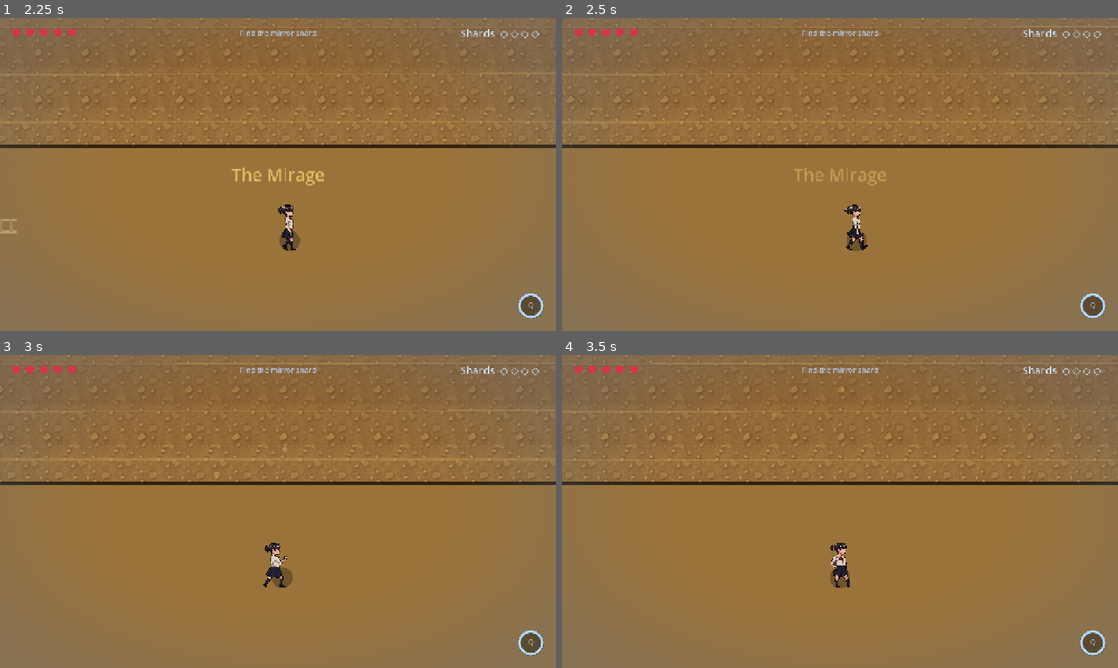
Above: before the commit, frames 1-4 (two rows, left to right).
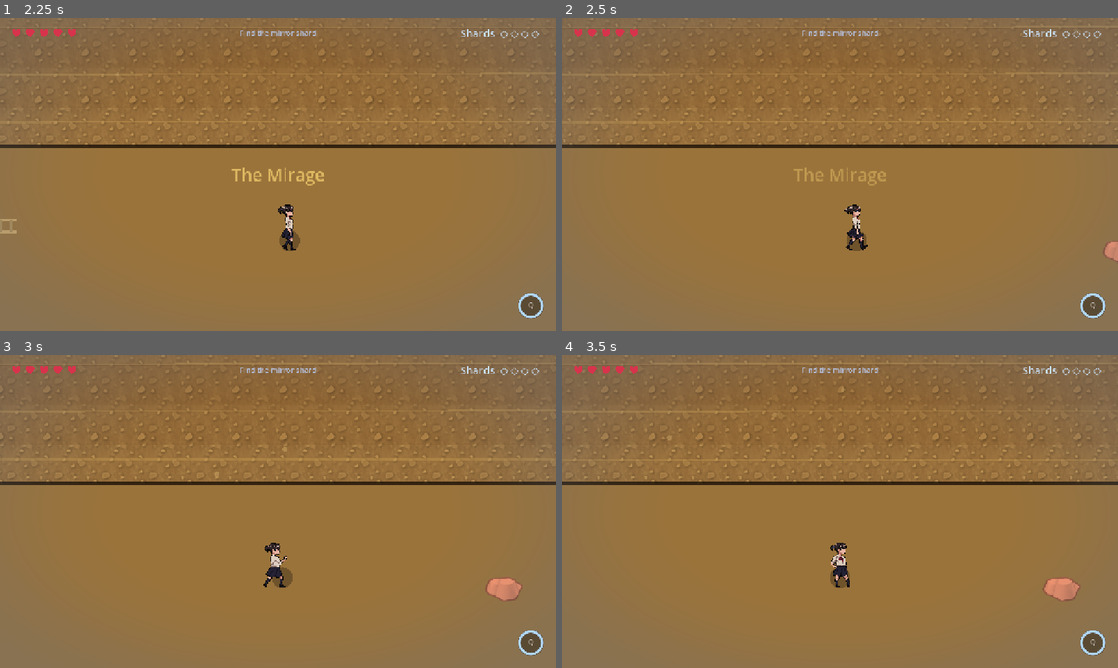
Above: after the commit, the same moments.

Repository: Abdulla5w5/saras-mirror
Game: Godot game, scene res://levels/MirageDesert.tscn
Two runs of this game, one before a commit and one after it. Both use one fixed random seed, a clock stepped at 60 frames per second and the inputs below. This scene is started directly instead of the project's main scene.
Inputs (mouse positions are in pixels of both pictures, inside the frame that each line leads up to):
- Up to frame 1 (2.25 s): move the mouse to (400, 158) at 0.52 s; hold D (move_right) 0.53-1.25 s; tap J (attack) at 0.6 s; click (400, 158) at 0.67 s; drag from (166, 190) to (5, 183) at 1.27 s; move the mouse to (333, 105) at 2.02 s; hold D (move_right) from 2.03 s (still down); tap E (interact) at 2.1 s
- Up to frame 2 (2.5 s): keep holding D (move_right)
- Up to frame 3 (3 s): release D (move_right) at 2.75 s; drag from (250, 574) to (111, 464) at 2.77 s
- Up to frame 4 (3.5 s): no input

Frame 1 is identical in both runs. In frame 2, 0.1% of the frame differs, in the area x 97-100%, y 71-78%; in frame 3, 0.4%; in frame 4, 0.4%, in the area x 86-93%, y 71-79%.

Commit message:
Lock the Warden shard to the lever; finished desert scenery; snappier dialogue
- Shard is now locked until the lever is pulled (can't grab it around the wall).
- Desert: real Kenney palms/rocks at varied positions, properly-drawn stepped
  pyramids with capstones + ground shadows + dunes + a crisp sun (no stray blobs).
- Dialogue auto-advances on a shorter, comfortable timer (no key press needed).

Co-Authored-By: Claude Opus 4.8 <noreply@anthropic.com>

Diff:
--- a/autoload/Talk.gd
+++ b/autoload/Talk.gd
@@ -10,9 +10,9 @@
 signal line_shown(speaker: String, text: String)
 signal queue_finished()
 
-const CPS := 34.0          # typewriter characters per second
-const HOLD := 5.0          # base seconds to hold a fully-typed line (scaled by length)
-const MIN_SHOW := 0.9      # min time before a line can be skipped
+const CPS := 42.0          # typewriter characters per second
+const HOLD := 2.2          # base seconds to hold a fully-typed line (scaled by length)
+const MIN_SHOW := 0.6      # min time before a line can be skipped
 
 var _layer: CanvasLayer
 var _panel: PanelContainer
@@ -95,7 +95,7 @@
 		_done_hold += delta
 		var skip := (Input.is_action_just_pressed(&"interact") or Input.is_action_just_pressed(&"attack")) and _shown > MIN_SHOW
 		# hold longer for longer lines so there's always time to read
-		if _done_hold >= HOLD + _full.length() * 0.05 or skip:
+		if _done_hold >= HOLD + _full.length() * 0.03 or skip:
 			_advance()
 
 
--- a/entities/pickups/MirrorShard.gd
+++ b/entities/pickups/MirrorShard.gd
@@ -7,8 +7,13 @@
 signal collected()
 
 var accent := Color(0.7, 0.85, 1.0)
+var locked := false                     # if true, can't be collected until unlocked
 var _t := 0.0
 var _taken := false
+
+## Lets a lever/switch gate the shard: set_aligned(true) unlocks it.
+func set_aligned(on: bool) -> void:
+	locked = not on
 
 
 func _ready() -> void:
@@ -29,7 +34,7 @@
 
 
 func _on_body(b: Node) -> void:
-	if _taken or not b.is_in_group("player"):
+	if _taken or locked or not b.is_in_group("player"):
 		return
 	_taken = true
 	Audio.shard()
--- a/levels/MirageDesert.gd
+++ b/levels/MirageDesert.gd
@@ -15,10 +15,7 @@
 func build() -> void:
 	spawn_ground(Vector2(1360, 1200))
 	_scenery()
-	# sparse sun-bleached rocks along the margins
-	scatter_props("res://assets/props/cursed/",
-		["Rock1_shadow1_1.png", "Rock2_shadow2_1.png", "Rock3_shadow1_2.png"],
-		9, 11, 500, 640, 540, 0.8, 1.4, Color(1.0, 0.9, 0.68))
+	_desert_props()
 
 	spawn_boundary(Vector2(-680, 0), Vector2(40, 1200))
 	spawn_boundary(Vector2(680, 0), Vector2(40, 1200))
@@ -61,24 +58,79 @@
 
 
 func _scenery() -> void:
-	# code-drawn sunlit pyramids + a low sun along the north horizon (background)
 	var s := Node2D.new()
 	s.z_index = -8
 	s.draw.connect(_draw_scenery.bind(s))
 	add_child(s)
 
 func _draw_scenery(c: CanvasItem) -> void:
-	var top := bounds.position.y + 150.0
-	# hazy warm horizon band + sun
-	c.draw_rect(Rect2(bounds.position.x, bounds.position.y, bounds.size.x, 220), Color(1.0, 0.86, 0.55, 0.35))
-	c.draw_circle(Vector2(bounds.position.x + bounds.size.x * 0.7, top - 40), 70.0, Color(1.0, 0.95, 0.72, 0.7))
-	# three pyramids of varying size
-	for p in [[-360.0, top + 40, 300.0], [140.0, top - 10, 240.0], [470.0, top + 30, 200.0]]:
-		_pyramid(c, Vector2(p[0], p[1]), p[2])
+	var L := bounds.position.x
+	var W := bounds.size.x
+	var top := bounds.position.y + 160.0
+	# warm hazy horizon band
+	c.draw_rect(Rect2(L, bounds.position.y, W, 240), Color(1.0, 0.87, 0.58, 0.30))
+	# the sun — crisp disc with a soft glow + rays
+	var sun := Vector2(L + W * 0.72, top - 70.0)
+	c.draw_circle(sun, 96.0, Color(1.0, 0.92, 0.6, 0.18))
+	c.draw_circle(sun, 46.0, Color(1.0, 0.96, 0.72))
+	c.draw_circle(sun, 40.0, Color(1.0, 0.99, 0.85))
+	# rolling dune silhouettes for depth
+	for d in [[L + W * 0.15, top + 130, 320.0], [L + W * 0.6, top + 150, 380.0], [L + W * 0.9, top + 120, 300.0]]:
+		c.draw_colored_polygon(_hill(Vector2(d[0], d[1]), d[2], 70.0), Color(0.92, 0.74, 0.42))
+	# three finished pyramids at varied positions/sizes
+	_pyramid(c, Vector2(L + W * 0.24, top + 60), 300.0)
+	_pyramid(c, Vector2(L + W * 0.52, top + 10), 240.0)
+	_pyramid(c, Vector2(L + W * 0.75, top + 44), 200.0)
+
+func _hill(base: Vector2, w: float, h: float) -> PackedVector2Array:
+	var pts := PackedVector2Array()
+	var steps := 10
+	for i in steps + 1:
+		var t := float(i) / steps
+		pts.append(base + Vector2(-w * 0.5 + w * t, -sin(t * PI) * h))
+	pts.append(base + Vector2(w * 0.5, 40)); pts.append(base + Vector2(-w * 0.5, 40))
+	return pts
 
 func _pyramid(c: CanvasItem, base: Vector2, w: float) -> void:
-	var h := w * 0.78
+	var h := w * 0.8
 	var apex := base + Vector2(0, -h)
-	c.draw_colored_polygon(PackedVector2Array([apex, base + Vector2(-w * 0.5, 0), base]), Color(0.98, 0.84, 0.52))  # lit
-	c.draw_colored_polygon(PackedVector2Array([apex, base, base + Vector2(w * 0.5, 0)]), Color(0.80, 0.60, 0.32))   # shade
-	c.draw_polyline(PackedVector2Array([base + Vector2(-w * 0.5, 0), apex, base + Vector2(w * 0.5, 0)]), Color(0.55, 0.38, 0.18), 2.0)
+	# ground shadow
+	c.draw_colored_polygon(PackedVector2Array([
+		base + Vector2(-w * 0.6, 0), base + Vector2(w * 0.7, 0), base + Vector2(w * 0.5, 16), base + Vector2(-w * 0.5, 16)]),
+		Color(0.55, 0.4, 0.22, 0.35))
+	# lit + shade faces
+	c.draw_colored_polygon(PackedVector2Array([apex, base + Vector2(-w * 0.5, 0), base]), Color(1.0, 0.87, 0.55))
+	c.draw_colored_polygon(PackedVector2Array([apex, base, base + Vector2(w * 0.5, 0)]), Color(0.78, 0.58, 0.30))
+	# stepped courses (block lines)
+	for i in range(1, 6):
+		var t := float(i) / 6.0
+		var y := base.y - h * t
+		var hw := w * 0.5 * (1.0 - t)
+		c.draw_line(Vector2(base.x - hw, y), Vector2(base.x + hw, y), Color(0.5, 0.36, 0.18, 0.5), 1.5)
+	# bright capstone + edges
+	c.draw_colored_polygon(PackedVector2Array([apex, apex + Vector2(-10, 16), apex + Vector2(10, 16)]), Color(1.0, 0.96, 0.75))
+	c.draw_polyline(PackedVector2Array([base + Vector2(-w * 0.5, 0), apex, base + Vector2(w * 0.5, 0)]), Color(0.5, 0.34, 0.16), 2.0)
+	c.draw_line(apex, base, Color(0.6, 0.44, 0.22, 0.6), 1.5)   # centre ridge
+
+
+func _desert_props() -> void:
+	# real Kenney desert palms + rocks at varied positions (off the centre path)
+	var palm := SpriteSheet.load_tex("res://assets/desert/tree_S.png")
+	var rock := SpriteSheet.load_tex("res://assets/desert/rocks_S.png")
+	var layout := [
+		[palm, -560.0, -430.0, 0.5], [palm, 540.0, -360.0, 0.55], [palm, -600.0, 300.0, 0.5],
+		[palm, 600.0, 440.0, 0.48], [rock, -520.0, -80.0, 0.42], [rock, 560.0, 40.0, 0.46],
+		[rock, -580.0, 500.0, 0.44], [rock, 470.0, 520.0, 0.4], [palm, 610.0, -520.0, 0.45],
+	]
+	for it in layout:
+		var tex: Texture2D = it[0]
+		if tex == null:
+			continue
+		var spr := Sprite2D.new()
+		spr.texture = tex
+		spr.texture_filter = CanvasItem.TEXTURE_FILTER_LINEAR
+		spr.scale = Vector2(it[3], it[3])
+		spr.position = Vector2(it[1], it[2])
+		spr.offset = Vector2(0, -tex.get_height() * 0.5)   # base-anchored
+		spr.z_index = int(it[2])
+		add_child(spr)
--- a/levels/MirrorThrone.gd
+++ b/levels/MirrorThrone.gd
@@ -50,13 +50,14 @@
 		tint = Color(0.85, 0.88, 1.0),
 	})
 
-	# FINAL PUZZLE: the shard is walled off; a lever slides the panel aside.
+	# FINAL PUZZLE: the shard is sealed AND locked until the lever is pulled.
 	var shard := spawn_shard(Vector2(0, -470), Color(0.72, 0.78, 1.0))
+	shard.locked = true
 	var portal := spawn_portal(Vector2(0, -560), Color(0.72, 0.78, 1.0))
 	register_shard(shard, portal)
 
 	var lock := spawn_slidewall(Vector2(0, -430), Vector2(200, 90), Vector2(-260, 0), Color(0.72, 0.78, 1.0))
-	spawn_lever(Vector2(250, -380), [lock], true)
+	spawn_lever(Vector2(250, -380), [lock, shard], true)   # lever slides the wall AND unlocks the shard
 	spawn_sign(Vector2(-250, -380), [
 		["Sara", "The shard's sealed. Pull the lever to slide the glass aside."],
 	], "?")
--- a/ui/WinScreen.gd
+++ b/ui/WinScreen.gd
@@ -165,7 +165,7 @@
 		_sit_up()
 	if _box.modulate.a < 1.0:
 		create_tween().tween_property(_box, "modulate:a", 1.0, 0.4)
-	_line_t = 4.5 + 0.05 * String(l[1]).length()
+	_line_t = 3.0 + 0.03 * String(l[1]).length()
 
 
 func _process(delta: float) -> void:
Binary file added: assets/desert/rocks_S.png
Not shown, added: assets/desert/rocks_S.png.import
Binary file added: assets/desert/tree_S.png
Not shown, added: assets/desert/tree_S.png.import
Not shown, changed: CREDITS.md
